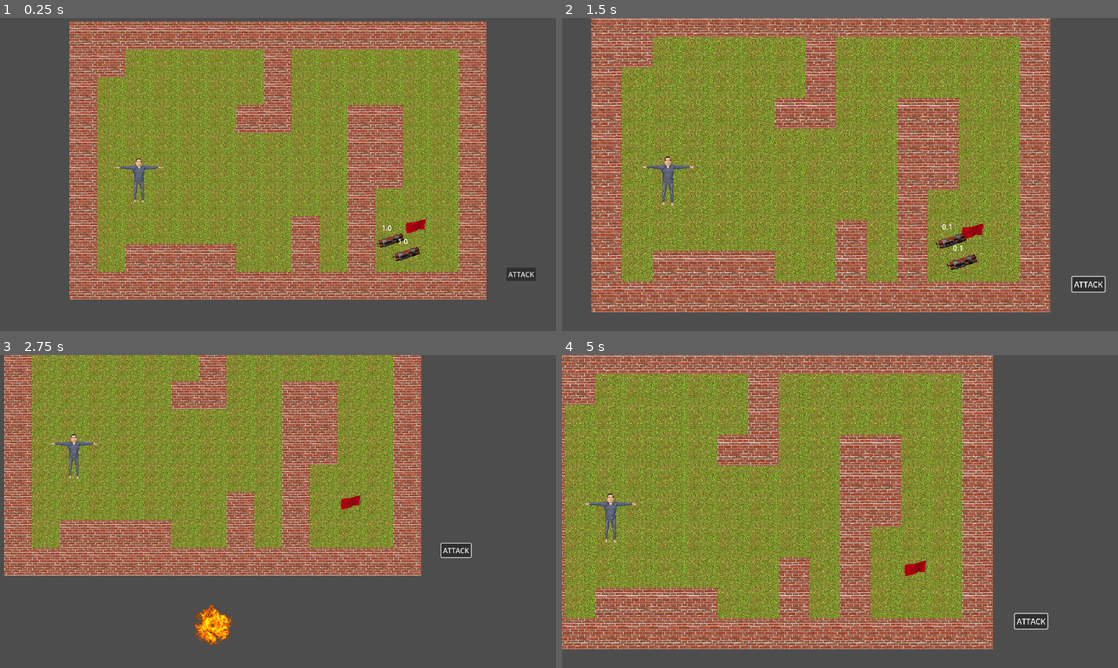
Above: before the commit, frames 1-4 (two rows, left to right).
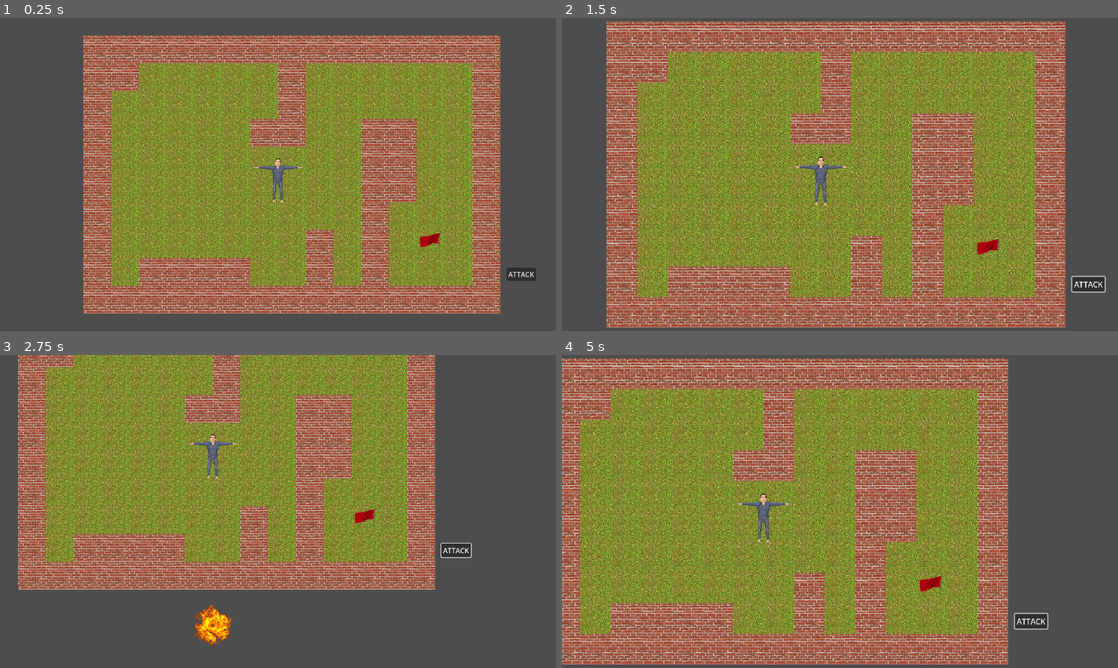
Above: after the commit, the same moments.

Repository: MaxWesterlund/Combombo
Game: Godot game, scene res://Scenes/main.tscn
Same seed, same stepped clock (60 frames per second), same inputs: the game is played once before the commit and once after it.
Inputs (mouse positions are in pixels of both pictures, inside the frame that each line leads up to):
- Up to frame 1 (0.25 s): no input
- Up to frame 2 (1.5 s): click "ATTACK" at 0.5 s; tap Enter at 1.25 s; move the mouse to (951, 240) at 1.27 s; hold D (move_right) from 1.28 s (still down); tap Mouse wheel up (zoom_in) at 1.35 s; click (951, 240) at 1.42 s
- Up to frame 3 (2.75 s): move the mouse to (350, 599) at 2.02 s; release D (move_right) at 2.03 s; hold S (move_down) from 2.03 s (still down); tap Mouse wheel down (zoom_out) at 2.1 s; click (350, 599) at 2.17 s
- Up to frame 4 (5 s): move the mouse to (773, 624) at 2.77 s; release S (move_down) at 2.78 s; hold D (move_right) 2.78-3.53 s; tap Mouse wheel up (zoom_in) at 2.85, 4.35 s; click (773, 624) at 2.92 s; move the mouse to (812, 574) at 3.52 s; hold W (move_up) 3.53-4.28 s; tap Mouse wheel down (zoom_out) at 3.6 s; click (812, 574) at 3.67 s; move the mouse to (1006, 558) at 4.27 s; hold A (move_left) from 4.28 s (still down)

The runs differ from the first frame. In frame 1, 56% of the frame differs, in the area x 12-90%, y 1-95%; in frame 2, 65%, in the area x 5-91%, y 0-99%; in frame 3, 44%; in frame 4, 61%.

Commit message:
tile map (godot bad?), collision masks

Diff:
--- a/Scenes/MapGenerator.tscn
+++ b/Scenes/MapGenerator.tscn
@@ -5,8 +5,7 @@
 
 [node name="MapGenerator" type="TileMap"]
 tile_set = ExtResource("1_2wy6y")
+collision_visibility_mode = 1
 format = 2
-
-[node name="MapGenerator" type="Node" parent="."]
 script = ExtResource("1_ph1xh")
 image_path = "res://Levels/test_level.png"
--- a/Scenes/bombo.gd
+++ b/Scenes/bombo.gd
@@ -55,7 +55,7 @@
 
 	var space_state = get_world_2d().direct_space_state
 
-	var query = PhysicsRayQueryParameters2D.create(position, pp, get_visibility_layer_bit(0))
+	var query = PhysicsRayQueryParameters2D.create(position, pp, collision_mask)
 	var result = space_state.intersect_ray(query)
 
 	return !result
--- a/Scenes/bombo.tscn
+++ b/Scenes/bombo.tscn
@@ -3,13 +3,14 @@
 [ext_resource type="Script" path="res://Scenes/bombo.gd" id="1_dqc76"]
 [ext_resource type="Texture2D" uid="uid://grtdbfxtxjhy" path="res://Sprites/dynamite.png" id="2_r4dto"]
 
-[sub_resource type="RectangleShape2D" id="RectangleShape2D_dmja3"]
-size = Vector2(58.694, 20)
+[sub_resource type="CircleShape2D" id="CircleShape2D_y1ulb"]
 
 [node name="Bombo" type="RigidBody2D" groups=["Bombs"]]
-collision_layer = 2
+collision_layer = 4
+collision_mask = 2
 input_pickable = true
 gravity_scale = 0.0
+lock_rotation = true
 script = ExtResource("1_dqc76")
 
 [node name="Sprite2D" type="Sprite2D" parent="."]
@@ -31,7 +32,7 @@
 [node name="CollisionShape2D" type="CollisionShape2D" parent="."]
 position = Vector2(1.41586, -0.34515)
 rotation = -0.279253
-shape = SubResource("RectangleShape2D_dmja3")
+shape = SubResource("CircleShape2D_y1ulb")
 
 [connection signal="input_event" from="." to="." method="_on_input_event"]
 [connection signal="timeout" from="Timer" to="." method="_on_timer_timeout"]
--- a/Scenes/main.tscn
+++ b/Scenes/main.tscn
@@ -1,9 +1,8 @@
-[gd_scene load_steps=7 format=3 uid="uid://bvoqjs6mnrhpo"]
+[gd_scene load_steps=6 format=3 uid="uid://bvoqjs6mnrhpo"]
 
-[ext_resource type="PackedScene" uid="uid://cnyltcixmksrr" path="res://Scenes/Player.tscn" id="1_eabme"]
+[ext_resource type="PackedScene" uid="uid://cnyltcixmksrr" path="res://Scenes/player.tscn" id="1_eabme"]
 [ext_resource type="Script" path="res://Scripts/attack_button.gd" id="2_g2qk1"]
-[ext_resource type="Script" path="res://Scripts/bomb_spawner.gd" id="2_iy5b7"]
-[ext_resource type="PackedScene" uid="uid://cesb20ykxb25l" path="res://Scenes/Bombo.tscn" id="3_dm3ml"]
+[ext_resource type="Script" path="res://Scripts/bomb_mover.gd" id="2_iy5b7"]
 [ext_resource type="PackedScene" uid="uid://chs0dpfphsi52" path="res://Scenes/MapGenerator.tscn" id="5_t57r2"]
 [ext_resource type="PackedScene" uid="uid://bil1p3w5to756" path="res://Scenes/MainCamera.tscn" id="6_tlvpa"]
 
@@ -19,16 +18,10 @@
 script = ExtResource("2_g2qk1")
 
 [node name="MapGenerator" parent="." instance=ExtResource("5_t57r2")]
+collision_visibility_mode = 0
 
-[node name="BombSpawner" type="Node2D" parent="."]
-top_level = true
+[node name="BombMover" type="Node2D" parent="."]
 script = ExtResource("2_iy5b7")
-
-[node name="Bombo2" parent="BombSpawner" instance=ExtResource("3_dm3ml")]
-position = Vector2(258, 152)
-
-[node name="Bombo" parent="BombSpawner" instance=ExtResource("3_dm3ml")]
-position = Vector2(295, 183)
 
 [node name="MainCamera" parent="." instance=ExtResource("6_tlvpa")]
 
--- a/Scenes/map_generator.gd
+++ b/Scenes/map_generator.gd
@@ -1,4 +1,4 @@
-extends Node
+extends TileMap
 
 @export var image_path = ""
 
@@ -9,28 +9,32 @@
 
 var bomb = preload("res://Scenes/Bombo.tscn")
 
+const TILE_COLOR = {
+	ground = Color(0, 1, 0, 1),
+	wall = Color(1, 0, 0, 1),
+	goal = Color(1, 1, 0, 1)
+}
+
 func _ready():
 	var image = Image.new()
 	image.load(image_path)
 
-	var height = image.get_height()
-	var width = image.get_width()
+	var image_height = image.get_height()
+	var image_width = image.get_width()
+
+	var level_size = Vector2i(image_width, image_height - 1)
 	var pp: Vector2
 
-	for y in range(height - 1):
-		for x in range(width):
+	for y in range(level_size.y):
+		for x in range(level_size.x):
 			var color = image.get_pixel(x, y)
-			var tile = tile_from_color(color)
-			var instance = tile.instantiate()
-			var position = Vector2(x * 64 - width * 32 + 32, y * 64 - height * 32 + 32)
-			instance.position = position
-			add_child(instance)
+			set_cell(0, Vector2i(x, y) - level_size/2, 0, atlas_coords_from_color(color))
 			if color == Color(1, 0, 1, 1):
 				pp = position
 	var bomb_count = 0
 	var bombs = []
-	for x in range(width):
-		var color = image.get_pixel(x, height - 1)
+	for x in range(image_width):
+		var color = image.get_pixel(x, image_height - 1)
 		if color != Color(0, 0, 0, 0):
 			bombs.append(color.r + color.g + color.b)
 
@@ -44,14 +48,14 @@
 
 	get_node("/root/Main/Player").position = pp
 
-func tile_from_color(color) -> PackedScene:
+func atlas_coords_from_color(color) -> Vector2i:
 	match color:
-		Color(1, 0, 0, 1):
-			return wall
-		Color(0, 1, 0, 1):
-			return ground
-		Color(1, 0, 1, 1):
-			return spawn
-		Color(1, 1, 0, 1):
-			return goal
+		Color(1, 0, 0, 1): # wall
+			return Vector2i(2, 0)
+		Color(0, 1, 0, 1): # ground
+			return Vector2i(0, 0)
+		Color(1, 0, 1, 1): # spawn
+			return Vector2i(0, 0)
+		Color(1, 1, 0, 1): # goal
+			return Vector2i(1, 0)
 	return ground
--- a/Scenes/player.tscn
+++ b/Scenes/player.tscn
@@ -21,7 +21,7 @@
 height = 22.0
 
 [node name="Player" type="RigidBody2D"]
-collision_layer = 2
+collision_mask = 2
 mass = 50.0
 gravity_scale = 0.0
 script = ExtResource("1_k51hv")
@@ -36,7 +36,7 @@
 
 [node name="RightArm" type="RigidBody2D" parent="."]
 position = Vector2(11, -14)
-collision_layer = 2
+collision_mask = 2
 gravity_scale = 0.0
 
 [node name="CollisionShape2D" type="CollisionShape2D" parent="RightArm"]
@@ -58,7 +58,7 @@
 
 [node name="LeftArm" type="RigidBody2D" parent="."]
 position = Vector2(-52, -14)
-collision_layer = 2
+collision_mask = 2
 gravity_scale = 0.0
 
 [node name="CollisionShape2D" type="CollisionShape2D" parent="LeftArm"]
@@ -81,7 +81,7 @@
 
 [node name="LeftLeg" type="RigidBody2D" parent="."]
 position = Vector2(-28, 42)
-collision_layer = 2
+collision_mask = 2
 gravity_scale = 0.0
 
 [node name="CollisionShape2D" type="CollisionShape2D" parent="LeftLeg"]
@@ -103,7 +103,7 @@
 
 [node name="RightLeg" type="RigidBody2D" parent="."]
 position = Vector2(-12, 42)
-collision_layer = 2
+collision_mask = 2
 gravity_scale = 0.0
 
 [node name="CollisionShape2D" type="CollisionShape2D" parent="RightLeg"]
@@ -124,7 +124,7 @@
 
 [node name="Head" type="RigidBody2D" parent="."]
 position = Vector2(0, -28)
-collision_layer = 2
+collision_mask = 2
 gravity_scale = 0.0
 
 [node name="CollisionShape2D" type="CollisionShape2D" parent="Head"]
--- a/Scripts/bomb_spawner.gd
+++ b/Scripts/bomb_mover.gd
@@ -24,5 +24,6 @@
 	bomb_moving.freeze = true
 
 func handle_bomb_release(bomb: RigidBody2D):
-	bomb_moving.freeze = false
-	bomb_moving = null
+	if bomb_moving != null:
+		bomb_moving.freeze = false
+		bomb_moving = null
--- a/tile_set.tres
+++ b/tile_set.tres
@@ -1,3 +1,22 @@
-[gd_resource type="TileSet" format=3 uid="uid://dpuj482ggwsph"]
+[gd_resource type="TileSet" load_steps=3 format=3 uid="uid://dpuj482ggwsph"]
+
+[ext_resource type="Texture2D" uid="uid://bc6tqcg81e8mq" path="res://Sprites/tiles.png" id="1_mi56c"]
+
+[sub_resource type="TileSetAtlasSource" id="TileSetAtlasSource_6o33r"]
+texture = ExtResource("1_mi56c")
+texture_region_size = Vector2i(64, 64)
+0:0/0 = 0
+0:0/0/physics_layer_0/linear_velocity = Vector2(0, 0)
+0:0/0/physics_layer_0/angular_velocity = 0.0
+1:0/0 = 0
+1:0/0/physics_layer_0/linear_velocity = Vector2(0, 0)
+1:0/0/physics_layer_0/angular_velocity = 0.0
+2:0/0 = 0
+2:0/0/physics_layer_0/linear_velocity = Vector2(0, 0)
+2:0/0/physics_layer_0/angular_velocity = 0.0
+2:0/0/physics_layer_0/polygon_0/points = PackedVector2Array(-32, -32, 32, -32, 32, 32, -32, 32)
 
 [resource]
+tile_size = Vector2i(64, 64)
+physics_layer_0/collision_layer = 2
+sources/0 = SubResource("TileSetAtlasSource_6o33r")
Binary file added: Sprites/tiles.png
Not shown, added: Sprites/tiles.png.import
